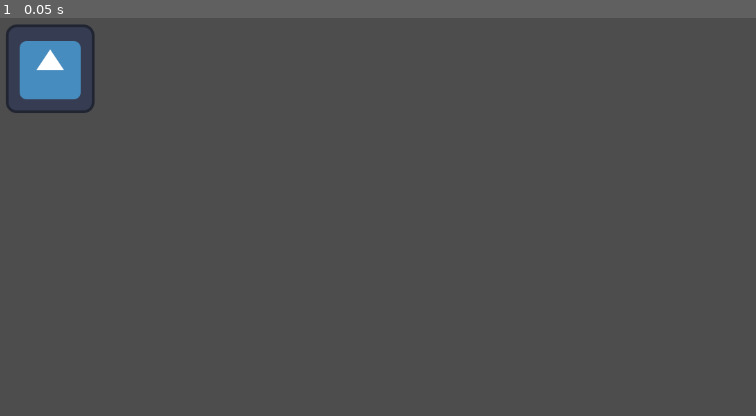
Above: before the commit, frame 1.
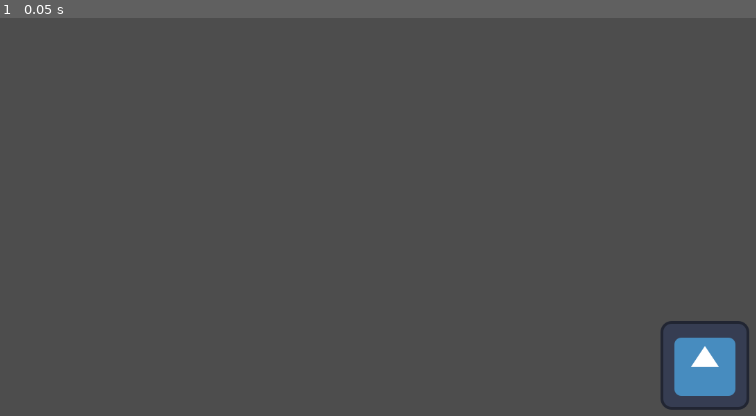
Above: after the commit, the same moment.

Repository: torinman/Brackeys-2025-1
Game: Godot game, scene res://main.tscn
Same seed, same stepped clock (60 frames per second), same inputs: the game is played once before the commit and once after it. The engine's default icon, where the game draws it, is replaced by a stand-in: a white triangle on a blue panel in a dark square.
Inputs:
- Up to frame 1 (0.05 s): no input

The runs differ from the first frame. In frame 1, 3.1% of the frame differs, in the area x 0-100%, y 1-99%.

Commit message:
Update main.tscn

Diff:
--- a/main.tscn
+++ b/main.tscn
@@ -5,5 +5,5 @@
 [node name="Node2D" type="Node2D"]
 
 [node name="HI LEO!" type="Sprite2D" parent="."]
-position = Vector2(81, 95)
+position = Vector2(1025, 523)
 texture = ExtResource("1_8okwa")
